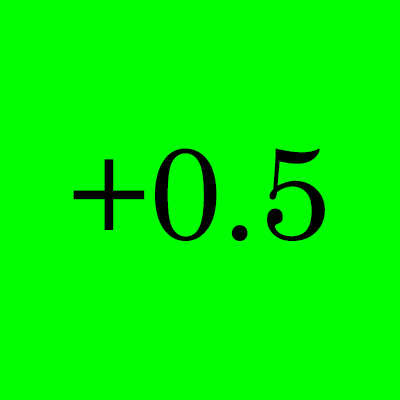
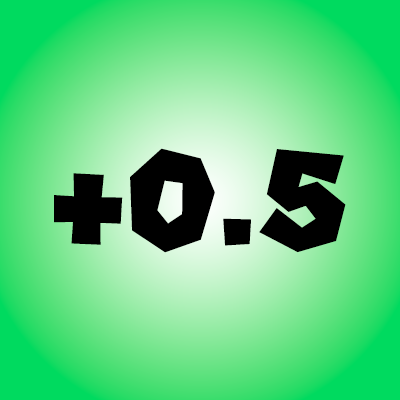
Two versions of the same layered image (400 x 400). Layer-by-layer changes:
painted on "+0.5" over [54, 148, 346, 253]
added layer "Gradient Fill 1 copy 2" above "Color Fill 1" over [0, 0, 400, 400]
hid "Color Fill 1" over [0, 0, 400, 400]
